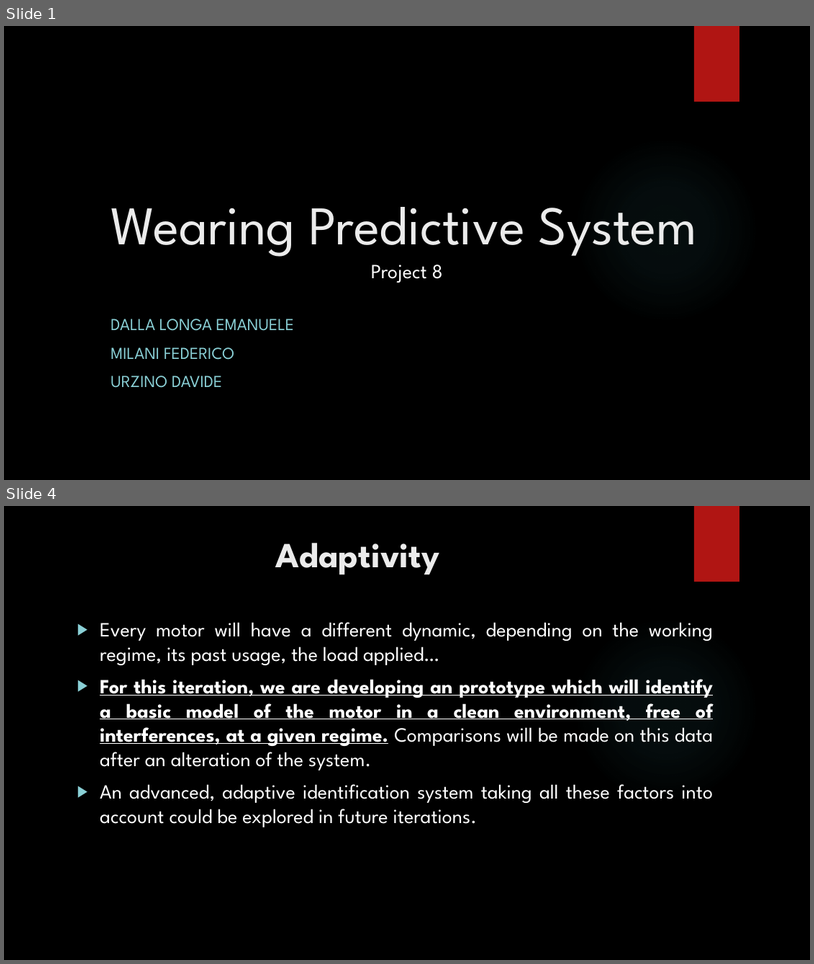
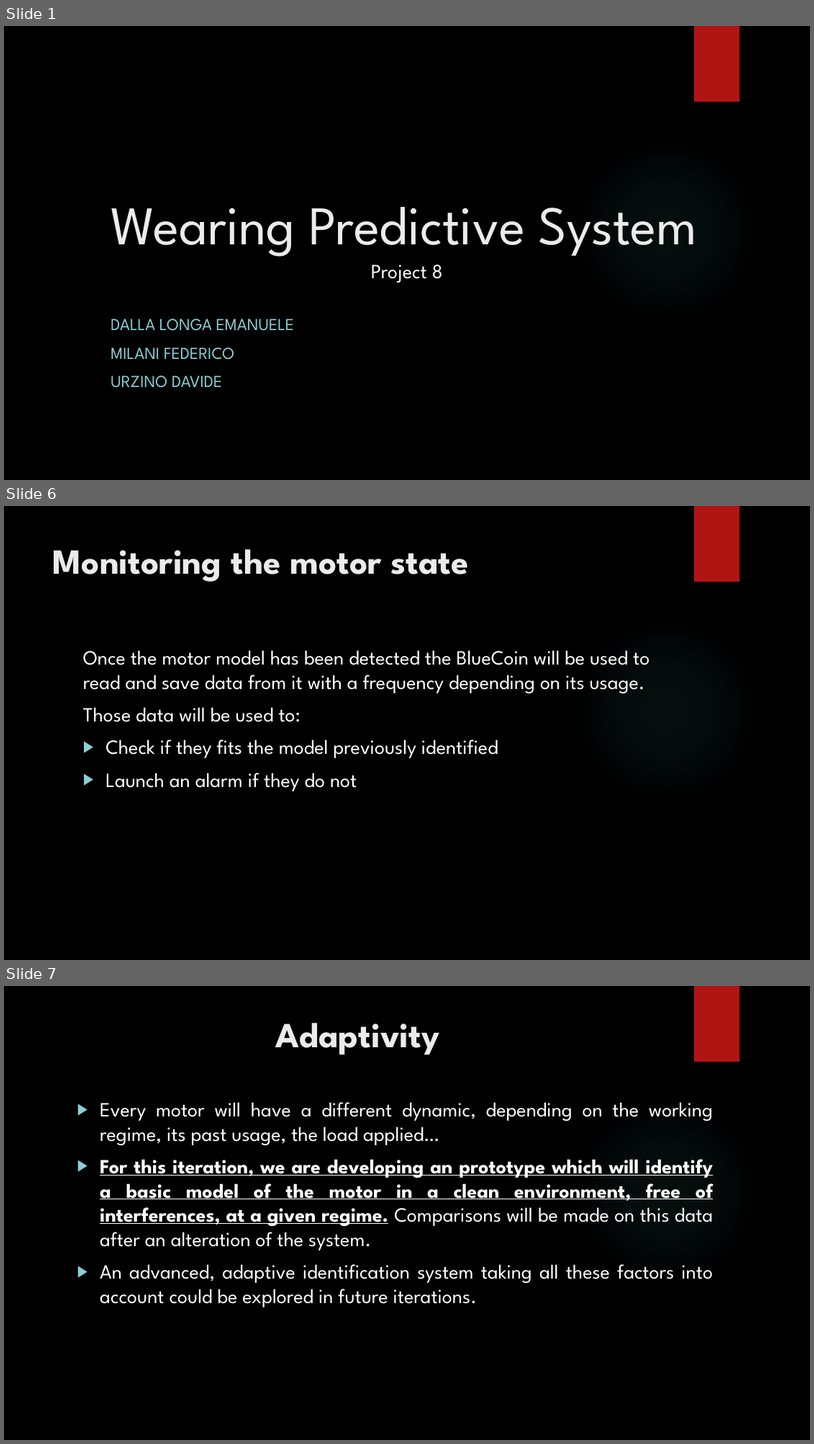
Before and after one commit to urzino/FanMonitoringBlueCoin, a slide deck: Pervasive_presentation_Milestone1_group8_lele.pptx. Shown one above the other, each under a label of ours: slides 1 and 4 before the commit, slides 1, 6 and 7 after it; the slides between them are not shown. The pictures are 814x964 and 814x1444 pixels, drawn with LibreOffice and Linux fonts; fonts in the diff are those of the drawing; background and template pictures are left out. Boxes give left, top, right and bottom in pixels: in the first picture for what was removed or moved away, otherwise in the second. Text is boxed around its words. In the diff, an @@ line names an element or a change of style, - is before the commit and + after.

```diff
--- a/Pervasive_presentation_Milestone1_group8_lele.pptx
+++ b/Pervasive_presentation_Milestone1_group8_lele.pptx
@@ slide 6 added at [4,506,810,960], background picture (left out); not listed: 2 template elements that a slide beside it also shows @@
@@ title added at [53,549,469,582], 42 pt, text #EBEBEB, bold @@
+Monitoring the motor state
@@ text added at [83,650,650,791], 24 pt, text #FFFFFF @@
+Once the motor model has been detected the BlueCoin will be used to read and save data from it with a frequency depending on its usage.
+Those data will be used to:
+▶ Check if they fits the model previously identified
+▶ Launch an alarm if they do not
@@ what was slide 4 is now slide 7 @@
```
Also in this commit, not shown: 7 slides changed, 3 other slides added, 1 other file.
